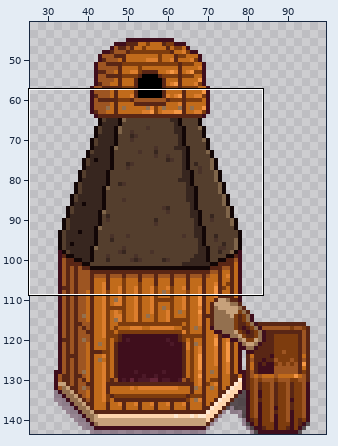
Two versions of one sprite sheet, buildings/mill/building.png. The first picture is a wide view before the edit; the outline marks the close-up.
Close-up. Before the edit:
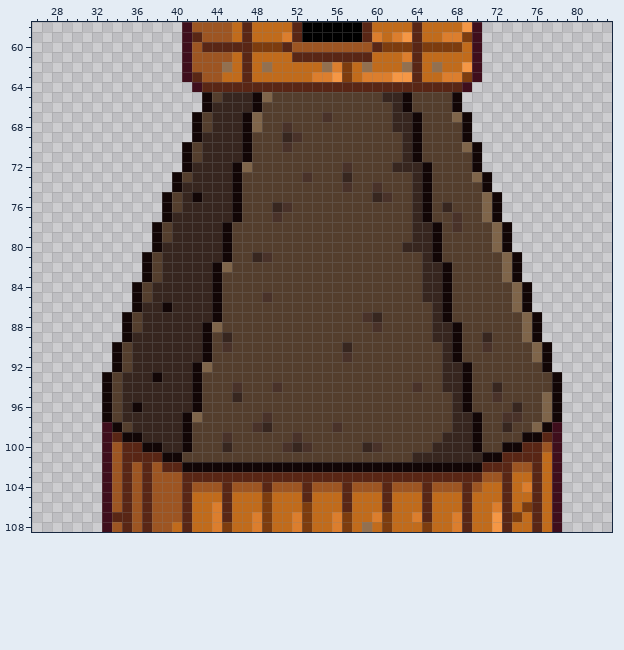
The file is 112x144 pixels. Shown: x 26..83, y 58..108. The wide view leaves out empty margins.
The same view after the edit:
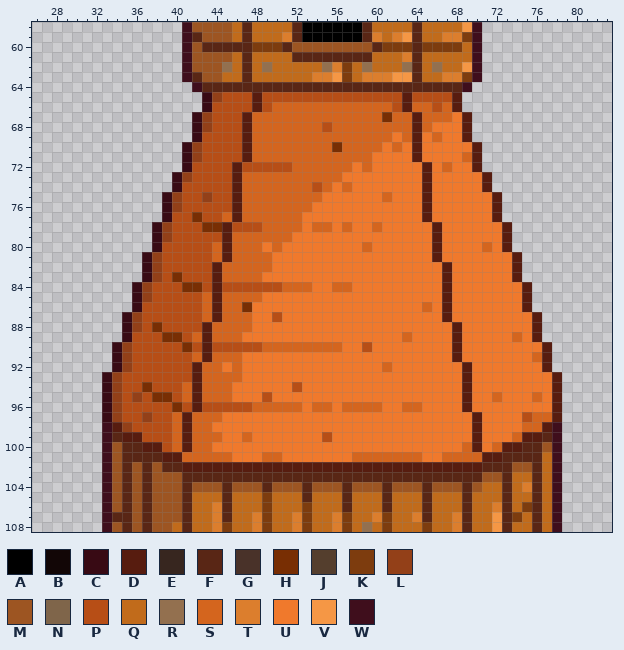
Palette (. is transparent): A #000000  B #120606  C #380a14  D #571c0f  E #37261f  F #592615  G #493229  H #782e03  J #543e2d  K #7d3c0e  L #934018  M #9d5522  N #7f654a  P #b74e16  Q #c16b1b  R #93704f  S #d4651e  T #dc7e2d  U #f0792c  V #f59745  W #3f0e1c
Author's note on the commit: Update mill roof texture
Difference:
@@ x 26..83 @@
  64 ................WFFFFFFFFFFFFFFFFFFFFFFFFFFW..............
- 65 .................BJEEEBNJJJJJJJJJJJEEBJJJJB...............
- 66 .................BEEEEBJJJJJJJJJJJJJEBJJJJB...............
- 67 ................BJEEEBNJJJJJJGJJJJJJEEBJJJNB..............
- 68 ................BJEEEBNJJGJJJJJJJJJJEEBJJJJB..............
- 69 ................BEEEEBJJJEGJJJJJJJJJJEBJJJJB..............
- 70 ...............BJEEEEBJJJGJJJJJJJJJJJEBJJJJNB.............
- 71 ...............BJEEEEBJJJJJJJJJJJJJJJEBJJJJJB.............
- 72 ...............BEEEEBNJJJJJJJJJGJJJJEEEBJJJJB.............
- 73 ..............BJEEEEBJJJJJJGJJJEJJJJJJEBJJJJNB............
- 74 ..............BEEEEEBJJJJJJJJJJGJJGJJJEBJJJJJB............
- 75 .............BJEBEEEBJJJJJJJJJJJJJEGJJEBJJJJJNB...........
- 76 .............BJEEEEEBJJJEGJJJJJJJJJJJJEBJEJJJNB...........
- 77 .............BEEEEEEBJJJGJJJJJJJJJJJJJEBJJGJJNB...........
- 78 ............BJEEEEEBJJJJJJJJJJJJJJJJJJEEBJGJJJNB..........
- 79 ............BJEEEEEBJJJJJJJJJJJJJJJJJJEEBJJJJJNB..........
- 80 ............BEEEEEEBJJJJJJJJJJJJJJJJJEEEBJJJJJNB..........
- 81 ...........BJEEEEEEBJJEGJJJJJJJJJJJJJJJEBJJJJJJNB.........
- 82 ...........BJEEEEEBNJJJJJJJJJJJJJJJJJJJEEBJJJJJNB.........
- 83 ...........BJEEEEEBJJJJJJJJJJJJJJJJJJJJEEBJJJJJNB.........
- 84 ..........BJEEEEEEBJJJJJJJJJJJJJJJJJJJJEEBJJJJJJNB........
- 85 ..........BJEEEEEEBJJJJGJJJJJJJJJJJJJJJEEBJJJJJJNB........
- 86 ..........BEEBEEEEBJJJJJJJJJJJJJJJJJJJJJEBJJJJJJNB........
- 87 .........BJEEEEEEEBJJJJJJJJJJJJJJGEJJJJJEBJJJJJJJNB.......
- 88 .........BJEEEEEEBNJJJJJJJJJJJJJJJGJJJJJEEBJJJJJJNB.......
- 89 .........BEEEEEEEBJEJJJJJJJJJJJJJJJJJJJJEEBJJEJJJNB.......
- 90 ........BJEEEEEEEBJGJJJJJJJJJJJEJJJJJJJJJEBJJGJJJJNB......
- 91 ........BJEEEEEEEBJJJJJJJJJJJJJGJJJJJJJJJEBJJJJJJJNB......
- 92 ........BJEEEEEEBNJJJJJJJJJJJJJJJJJJJJJJJEEBJJJJJJJB......
- 93 .......BJEEEBEEEBJJJJJJJJJJJJJJJJJJJJJJJJEEBJJJJJJJJB.....
- 94 .......BJEEEEEEEBJJJGJJJGJJJJJJJJJJJJJGJJEEBJJEJJJJJB.....
- 95 .......BJEEEEEEEBJJJEJJJJJJJJJJJJJJJJJJJJJEBJJGJJJJNB.....
- 96 .......BJEBEEEEEBJJJJJJJJJJJJJJJJJJJJJJJJJEBJJJJEJJNB.....
- 97 .......BJEEEEEEBNJJJJJJGJJJJJJJJJJJJJJJJJJEEBJJGGJJNB.....
- 98 .......WBJEEEEEBJJJJJJGEJJJJJJGJJJJJJJJJJJEEBJJEJJNBW.....
- 99 .......WFBBEEEEBJJJGJJJJJJGJJJJJJJJJJJJJJEEEBJJJJBBFW.....
-100 .......WMFFBBEEBJJJEJJJJJGEGJJJJJEGJJJJJEEEEBJJBBFFMW.....
-101 .......WMFFFFBBJJJJJJJJJJJJJJJJJJJJJJJEEEEEEEBBFFFFQW.....
-102 .......WMFMFMFFBBBBBBBBBBBBBBBBBBBBBBBBBBBBBBFFFMMFQW.....
+ 65 .................CLPPPDPPPPPPPPPPPPPPDPPPPD...............
+ 66 .................CPPPPDPSSSSSSSSSSSSPDSSPSD...............
+ 67 ................CLPPPDSSSSSSSSSSSSSHSSDSSSUD..............
+ 68 ................CLPPPDSSSSSSSPSSSSSSSSDSUUUD..............
+ 69 ................CPPPPDSSSSSSSSSSSSSSUSDUSUUD..............
+ 70 ...............CLPPPPDSSSSSSSSHSSSSUSUDUUUUUD.............
+ 71 ...............CLPPPPDSSSSSSSSSSSSUUUUDUUUUSD.............
+ 72 ...............CPPPPDPPPPPSSSSSSUSUUUUUDUSUUD.............
+ 73 ..............CLPPPPDSSSSSSSSSSUUUUUUUUDUUUUUD............
+ 74 ..............CPPPPPDSSSSSSSPSUSUUUUUUUDUUUUUD............
+ 75 .............CLPPLPPDSSSSSSSSUUUUUUSUUUDUUUUUUD...........
+ 76 .............CLPPPPPDSSSSSSSUUUUUUUUUUUDUUUUUUD...........
+ 77 .............CPPHPPSDSSSSSSUUUUUUUUUUUUDUUUUUUD...........
+ 78 ............CLPPPHHDPPPSSSSUSSUSUUSUUUUUDUUUUUUD..........
+ 79 ............CLPPPPPDSSSSSSUUUUUUUUUUUUUUDUUUUUUD..........
+ 80 ............CPPPPPSDSSSUSUUUUUUUUSUUUUUUDUUUUSUD..........
+ 81 ...........CLPPPPPSDSSSSUUUUUUUUUUUUUUUUDUUUUUUUD.........
+ 82 ...........CLPPPPPDSSSSSUUUUUUUUUUUUUUUUUDUUUUUUD.........
+ 83 ...........CLPHPPPDSSSSUUUUUUUUUUUUUUUUUUDUUUUUUD.........
+ 84 ..........CLPPPHHPDPPPPPPSSSUUSSUUUUUUUUUDUUUUUUUD........
+ 85 ..........CLPPPPPSDSSSSUUUUUUUUUUUUUUUUUUDUUUUUUUD........
+ 86 ..........CPPPPPPSDSSHUUUUUUUUUUUUUUUUUSUDUUUUUUUD........
+ 87 .........CLPPPPPPSDSSSUUPUUUUUUUUUUUUUUUUDUUUUUUUUD.......
+ 88 .........CLPHPPPPDSSSSUUUUUUUUUUUUUUUUUUUUDUUUUUUUD.......
+ 89 .........CPPPHHPSDSSSUUUUUUUUUUUUUUUUSUUUUDUUUUUSUD.......
+ 90 ........CLPPPPPHPDPPPPPSSSSSSSSUUPUUUUUUUUDUUUUUUUUD......
+ 91 ........CLPPPPPPSDSSSUUUUUUUUUUUUUUUUUUUUUDUUUUUUUSD......
+ 92 ........CLPPPPPPDSSUSUUUUUUUUUUUUUUSUUUUUUUDUUUUUUUD......
+ 93 .......CLPPPPPPPDSSSSUUUUUUUUUUUUUUUUUUUUUUDUUUUUUUUD.....
+ 94 .......CLPPHPPPSDSSSUUUUUUPUUUUUUUUUUUUUUUUDUUUUUUUUD.....
+ 95 .......CLPLPHHPSDSSSUUUPUUUUUUUUUUUUUUUUUUUDUUSUUUSUD.....
+ 96 .......CLPPPPPHPDPPPPPSSSSSUSSUSSSSUUSSUUUUDUUUUUUUUD.....
+ 97 .......CLPPLPPSDSSSUUUUUUUUUUUUUUUUUUUUUUUUUDUUUUPSSD.....
+ 98 .......WDLPPPPSDSSUUUUUUUUUUUUUUUUUUUUUUUUUUDUUUUSSDW.....
+ 99 .......WFDDPPPSDSSSUUSUUUUUUUPUUUUUUUUUUUUUUDUUUSDDFW.....
+100 .......WMFFDDPSDSSUUUUUUUUUUUUUUUUUUUUUUUUUSDUSDDFFMW.....
+101 .......WMFFFFDDSSSSSUUUSSUUUUUUUSSSSSSSUUSSSSDDFFFFQW.....
+102 .......WMFMFMFFDDDDDDDDDDDDDDDDDDDDDDDDDDDDDDFFFMMFQW.....
 103 .......WMFMFMMMFFFFFFFFFFFFFFFFFFFFFFFFFFFFFFMMFQQFQW.....
Pixel boxes of the changes (left, top, right, bottom) in both close-ups:
changed: (102, 92, 562, 472)
